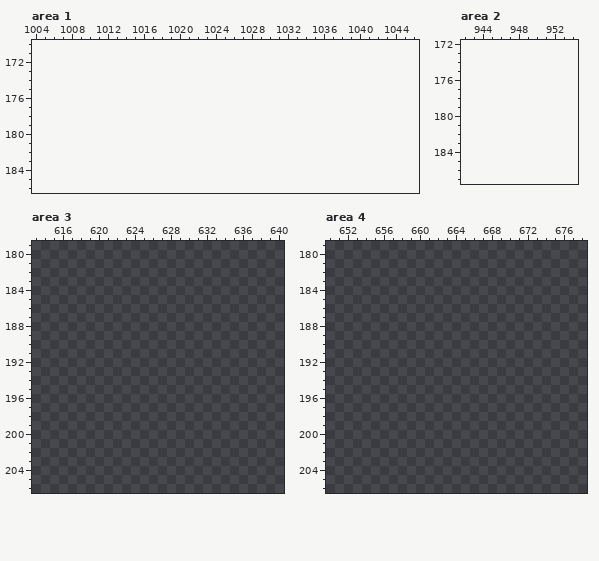
Pixel-art file, stored at Assets/05. Sprites/UI_sheet.aseprite. That is the earlier state.
922x230 pixels, 1 frame. Colours within 5 levels of each other are drawn and written as one. Shown: area 1: x 1004..1046, y 170..186; area 2: x 942..954, y 172..187; area 3: x 613..640, y 179..206; area 4: x 650..678, y 179..206. The old version is drawn lined up with the new one, on the new canvas. The commit also changed other parts of the picture, which this record leaves out.
Now the later version:
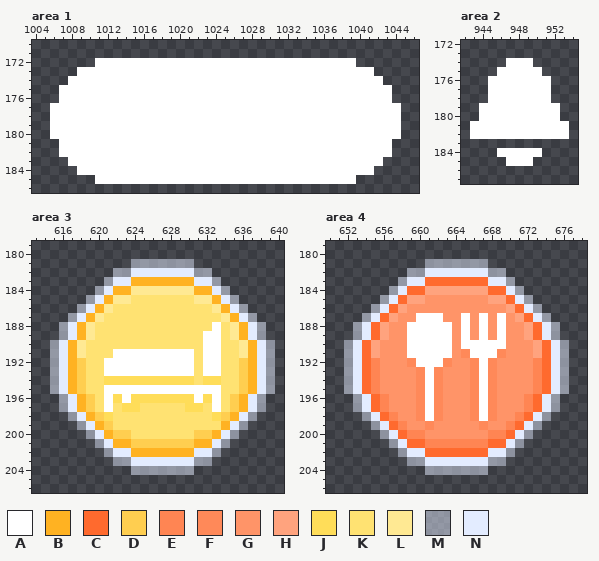
Palette (. is transparent): A #ffffff  B #ffb222  C #ff6a2e  D #ffce50  E #ff8553  F #ff8959  G #ff9468  H #ffa37e  J #ffdd59  K #ffe272  L #ffe993  M #e3ecff7d  N #e3ecff
Diff:
canvas 922x230 -> 1068x230
Changed rows in their new state; - is an unchanged pixel.
Area 1:
first column x 1006:
172 -----AAAAAAAAAAAAAAAAAAAAAAAAAAAAA-----
173 ---AAAAAAAAAAAAAAAAAAAAAAAAAAAAAAAAA---
174 --AAAAAAAAAAAAAAAAAAAAAAAAAAAAAAAAAAA--
175 -AAAAAAAAAAAAAAAAAAAAAAAAAAAAAAAAAAAAA-
176 -AAAAAAAAAAAAAAAAAAAAAAAAAAAAAAAAAAAAA-
177 AAAAAAAAAAAAAAAAAAAAAAAAAAAAAAAAAAAAAAA
178 AAAAAAAAAAAAAAAAAAAAAAAAAAAAAAAAAAAAAAA
179 AAAAAAAAAAAAAAAAAAAAAAAAAAAAAAAAAAAAAAA
180 AAAAAAAAAAAAAAAAAAAAAAAAAAAAAAAAAAAAAAA
181 -AAAAAAAAAAAAAAAAAAAAAAAAAAAAAAAAAAAAA-
182 -AAAAAAAAAAAAAAAAAAAAAAAAAAAAAAAAAAAAA-
183 --AAAAAAAAAAAAAAAAAAAAAAAAAAAAAAAAAAA--
184 ---AAAAAAAAAAAAAAAAAAAAAAAAAAAAAAAAA---
185 -----AAAAAAAAAAAAAAAAAAAAAAAAAAAAA-----
Area 2:
first column x 943:
174 ----AAA----
175 ---AAAAA---
176 --AAAAAAA--
177 --AAAAAAA--
178 --AAAAAAA--
179 -AAAAAAAAA-
180 -AAAAAAAAA-
181 AAAAAAAAAAA
182 AAAAAAAAAAA
184 ---AAAAA---
185 ----AAA----
Area 3:
first column x 615:
181 ---------MMMMMMM---------
182 -------MMNNNNNNNMM-------
183 ------MNNBBBBBBBNNM------
184 -----MNBBLLLLLLLBBNM-----
185 ----MNBLLKKKKKKKLLBNM----
186 ---MNBLKKKKKKKKKKKLBNM---
187 --MNBLKKKKKKKKKKKKKLBNM--
188 -MNBLKKKKKKKKKKKKKAKLBNM-
189 -MNBLKKKKKKKKKKKKAAKLBNM-
190 MNBLKKKKKKKKKKKKKAAKKLBNM
191 MNBLKKKAAAAAAAAAKAAKKLBNM
192 MNBDKKAAAAAAAAAAKAAKKDBNM
193 MNBDKKAAAAAAAAAAKAAKKDBNM
194 MNBDKKJJJJJJJJJJKJJKKDBNM
195 MNBDKKAAAAAAAAAAAAAKKDBNM
196 -MNBDKAJAJJJJJJJAJAKDBNM-
197 -MNBDKAKJJKKKKKJJKAKDBNM-
198 --MNBDJKKKKKKKKKKKJDBNM--
199 ---MNBDKKKKKKKKKKKKBNM---
200 ----MNBDDKKKKKKKDDBNM----
201 -----MNBBDDDDDDDBBNM-----
202 ------MNNBBBBBBBNNM------
203 -------MMNNNNNNNMM-------
204 ---------MMMMMMM---------
Area 4:
first column x 652:
181 ---------MMMMMMM---------
182 -------MMNNNNNNNMM-------
183 ------MNNCCCCCCCNNM------
184 -----MNCCHHHHHHHCCNM-----
185 ----MNCHHGGGGGGGHHCNM----
186 ---MNCHGGGGGGGGGGGHCNM---
187 --MNCHGGAAAGGAGAGAGHCNM--
188 -MNCHGGAAAAAGAGAGAGGHCNM-
189 -MNCHGGAAAAAGAGAGAGGHCNM-
190 MNCHGGGAAAAAGAAAAAGGGHCNM
191 MNCHGGGAAAAAGFAAAFGGGHCNM
192 MNCEGGGFAAAFGGFAFGGGGECNM
193 MNCEGGGGFAFGGGFAFGGGGECNM
194 MNCEGGGGFAFGGGFAFGGGGECNM
195 MNCEGGGGFAFGGGFAFGGGGECNM
196 -MNCEGGGFAFGGGFAFGGGECNM-
197 -MNCEGGGFAFGGGFAFGGGECNM-
198 --MNCEGGFAFGGGFAFGGECNM--
199 ---MNCEGGFGGGGGFGGECNM---
200 ----MNCEEGGGGGGGEECNM----
201 -----MNCCEEEEEEECCNM-----
202 ------MNNCCCCCCCNNM------
203 -------MMNNNNNNNMM-------
204 ---------MMMMMMM---------
